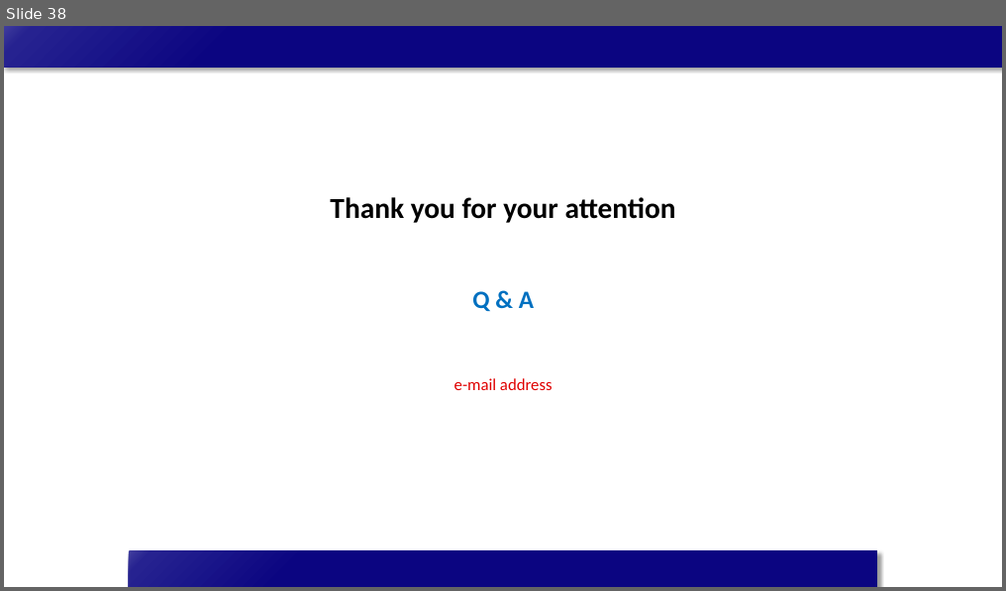
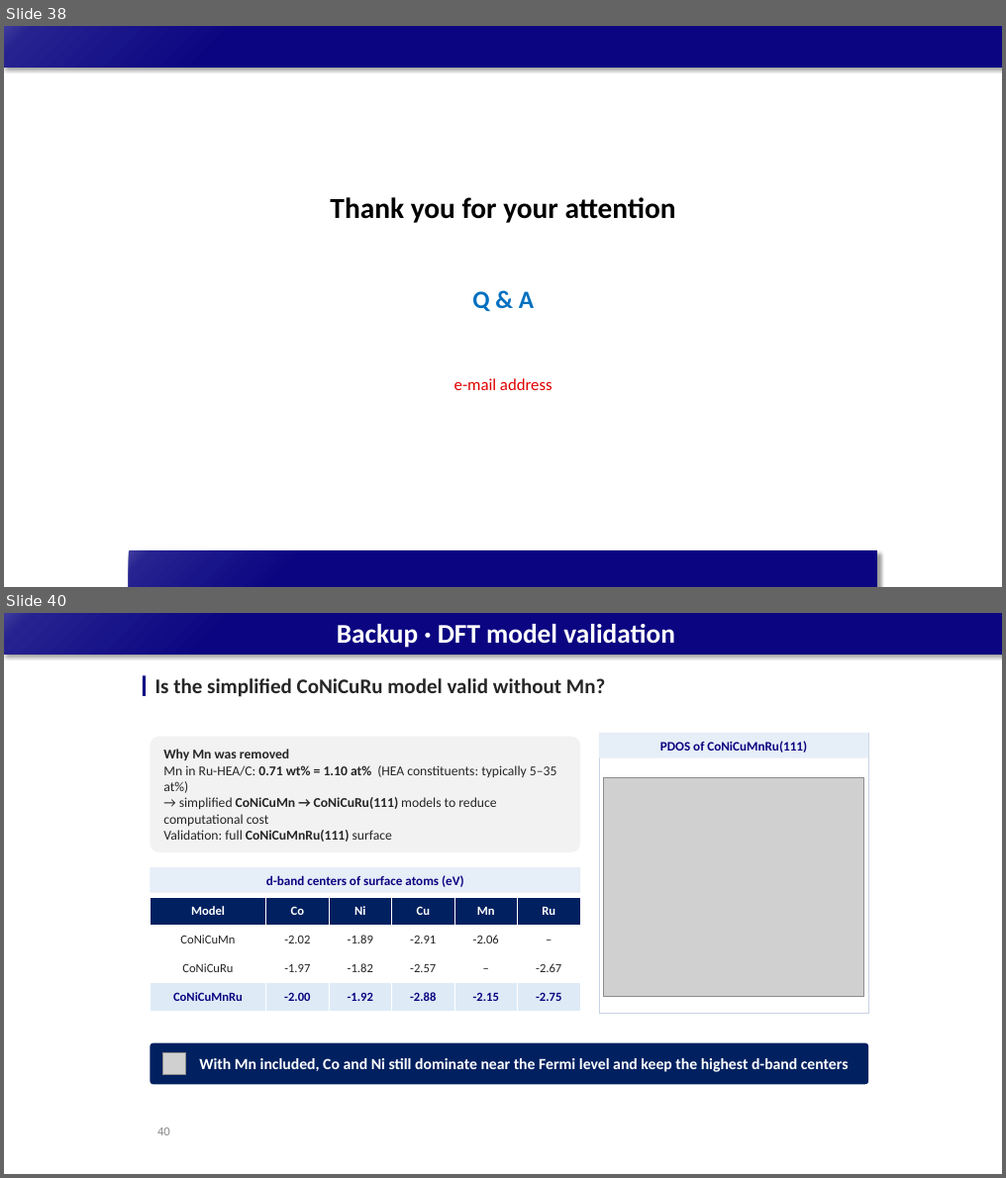
Before and after one commit to limsj0204/letter, a slide deck: 학위논문_디펜스_발표자료.pptx. Shown one above the other, each under a label of ours: slide 38 before the commit, slides 38 and 40 after it; the slides between them are not shown. The pictures are 1006x591 and 1006x1178 pixels, drawn with LibreOffice and Linux fonts; fonts in the diff are those of the drawing; grey boxes stand for pictures. Boxes give left, top, right and bottom in pixels: in the first picture for what was removed or moved away, otherwise in the second. Text is boxed around its words. In the diff, an @@ line names an element or a change of style, - is before the commit and + after.

```diff
--- a/학위논문_디펜스_발표자료.pptx
+++ b/학위논문_디펜스_발표자료.pptx
@@ slide 40 added at <box>4,613,1002,1174</box>, background #FFFFFF; not listed: 1 template element that a slide beside it also shows @@
@@ title added at <box>337,624,675,648</box>, 26 pt, text #FFFFFF, bold @@
+Backup · DFT model validation
@@ rectangle added at <box>143,676,146,696</box>, fill #0B0581 @@
@@ text added at <box>155,678,605,697</box>, 20 pt, text #262626, bold @@
+Is the simplified CoNiCuRu model valid without Mn?
@@ rounded rectangle added at <box>150,737,580,853</box>, fill #F2F2F2, 13 pt, text #262626 @@
+Why Mn was removed
+Mn in Ru-HEA/C: 0.71 wt% = 1.10 at% (HEA constituents: typically 5–35 at%)
+→ simplified CoNiCuMn → CoNiCuRu(111) models to reduce computational cost
+Validation: full CoNiCuMnRu(111) surface
@@ rectangle added at <box>599,733,868,1014</box>, outline #C9D3E3 0.75 pt @@
@@ rectangle added at <box>599,733,868,759</box>, fill #E6EEF8, 12.5 pt, text #0B0581, bold @@
+PDOS of CoNiCuMnRu(111)
@@ picture added at <box>604,777,864,996</box> @@
@@ rectangle added at <box>150,867,580,893</box>, fill #E6EEF8, 12.5 pt, text #0B0581, bold @@
+d-band centers of surface atoms (eV)
@@ table added at <box>150,897,580,1011</box>, 4 rows, 6 columns @@
+Model | Co | Ni | Cu | Mn | Ru
+CoNiCuMn | -2.02 | -1.89 | -2.91 | -2.06 | –
+CoNiCuRu | -1.97 | -1.82 | -2.57 | – | -2.67
+CoNiCuMnRu | -2.00 | -1.92 | -2.88 | -2.15 | -2.75
@@ rounded rectangle added at <box>150,1044,868,1084</box>, fill #002060, 15 pt, text #FFFFFF, bold @@
+With Mn included, Co and Ni still dominate near the Fermi level and keep the highest d-band centers
@@ picture added at <box>162,1054,185,1075</box> @@
@@ page number added at <box>157,1128,170,1136</box>, 12 pt, text #8C8C8C @@
+40
```
Also in this commit, not shown: 3 other slides added.
